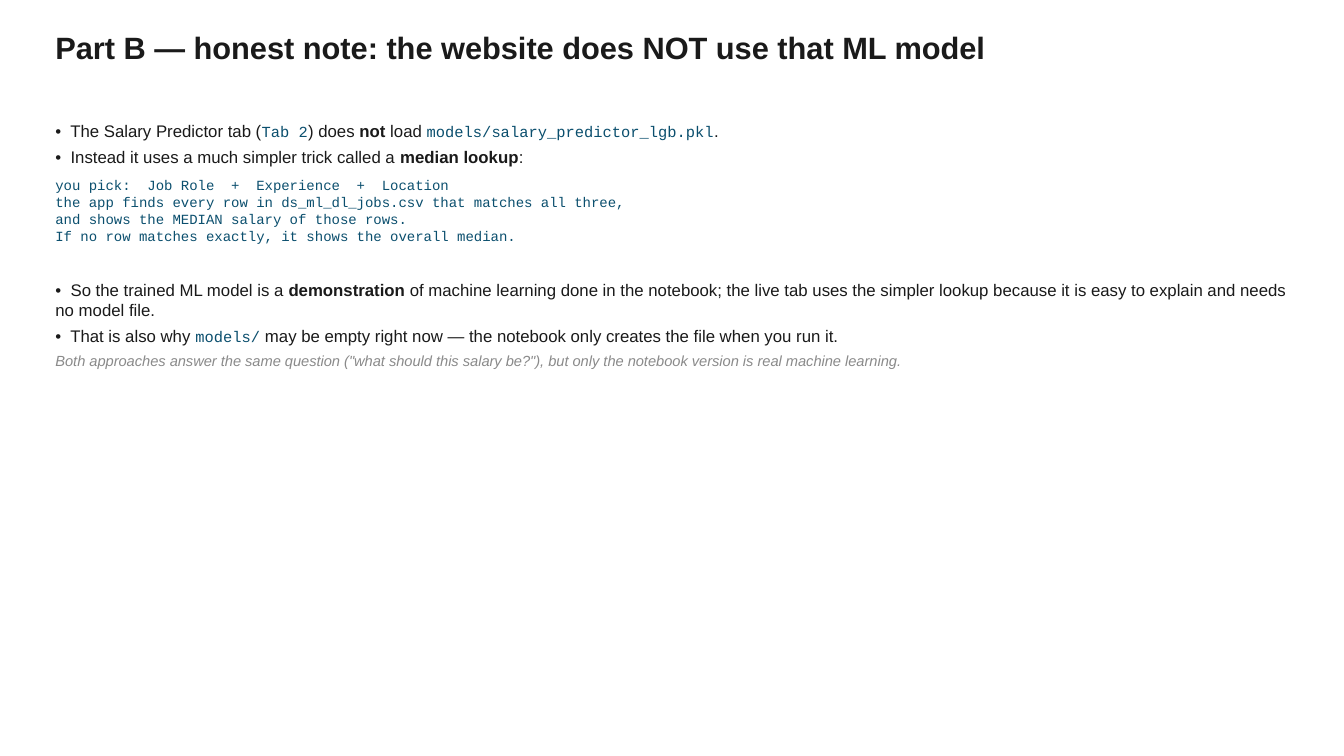
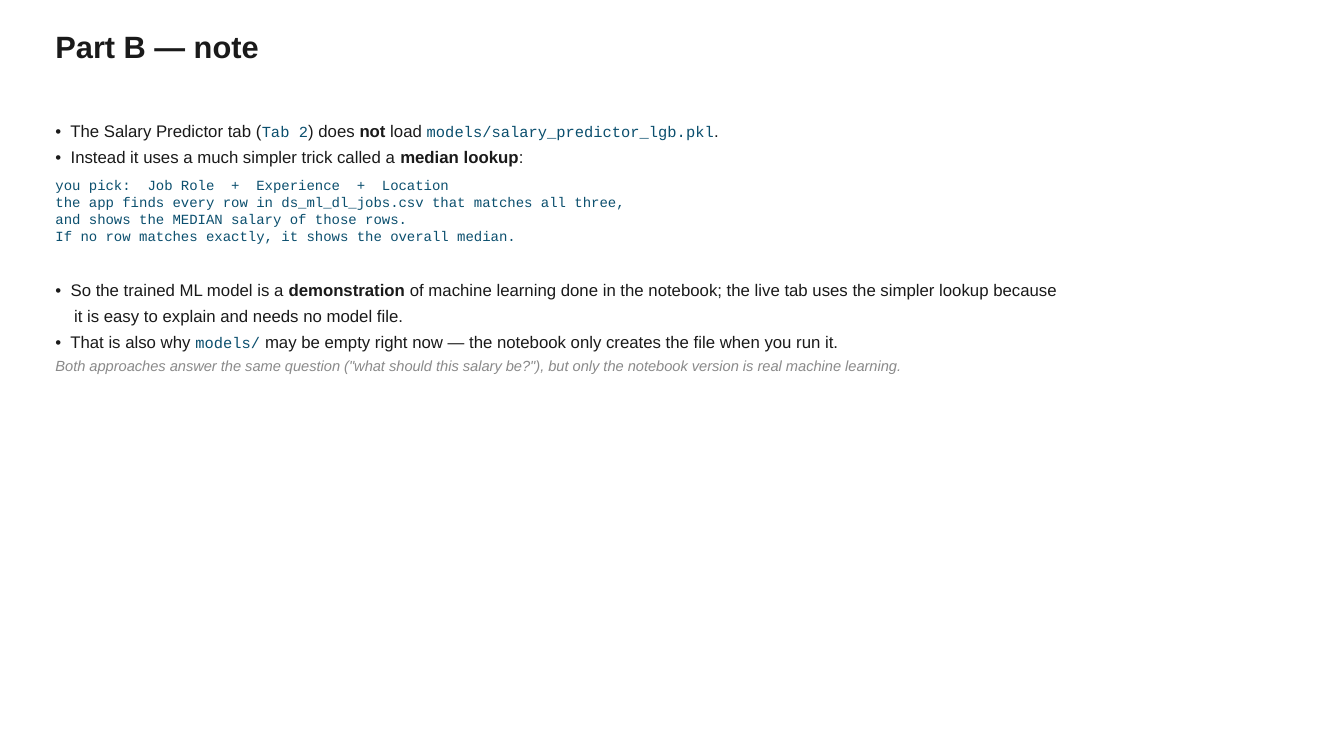
Before and after one commit to windows2t2/project-graduation, a slide deck: slide 11 of presentation.pptx (slide 12 before the commit). Drawn at 1344x756 pixels with LibreOffice and Linux fonts; fonts in the diff are those of the drawing. Boxes give left, top, right and bottom in pixels: in the first picture for what was removed or moved away, otherwise in the second. Text is boxed around its words. In the diff, an @@ line names an element or a change of style, - is before the commit and + after.

```diff
--- a/presentation.pptx
+++ b/presentation.pptx
@@ text at (x1=55, y1=36, x2=259, y2=59): text changed @@
-Part B — honest note: the website does NOT use that ML model
+Part B — note
@@ text at (x1=71, y1=284, x2=1056, y2=326): text changed @@
-• So the trained ML model is a demonstration of machine learning done in the notebook; the live tab uses the simpler lookup because it is easy to explain and needs no model file.
+• So the trained ML model is a demonstration of machine learning done in the notebook; the live tab uses the simpler lookup because
+it is easy to explain and needs no model file.
```
Also in this commit, not shown: 11 other slides changed, 3 slides removed.
